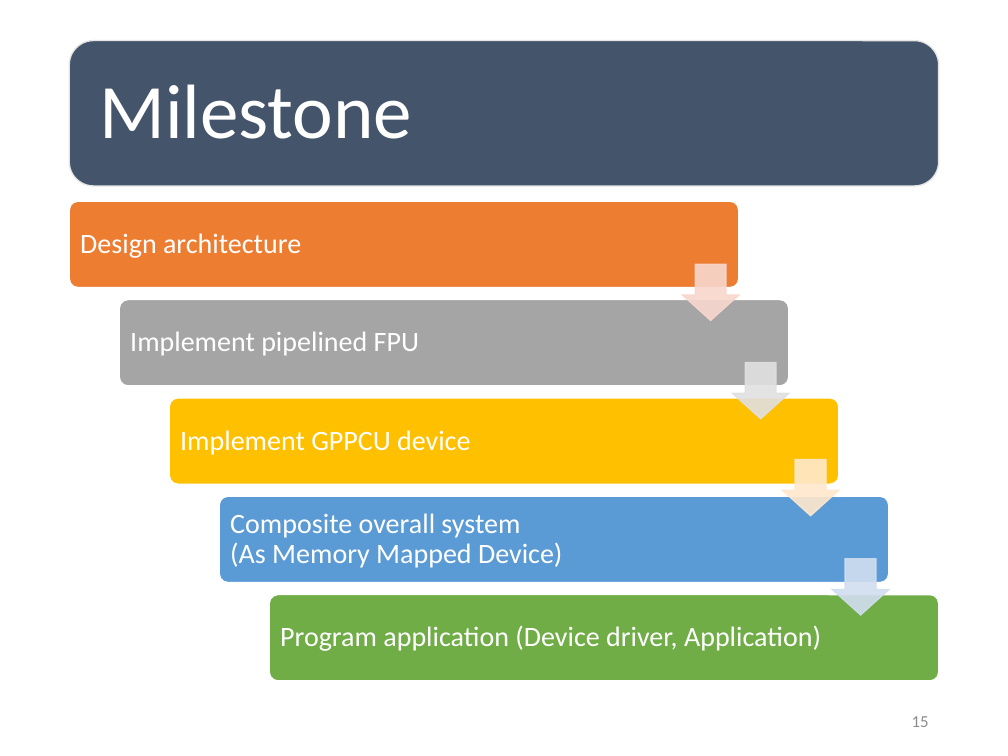
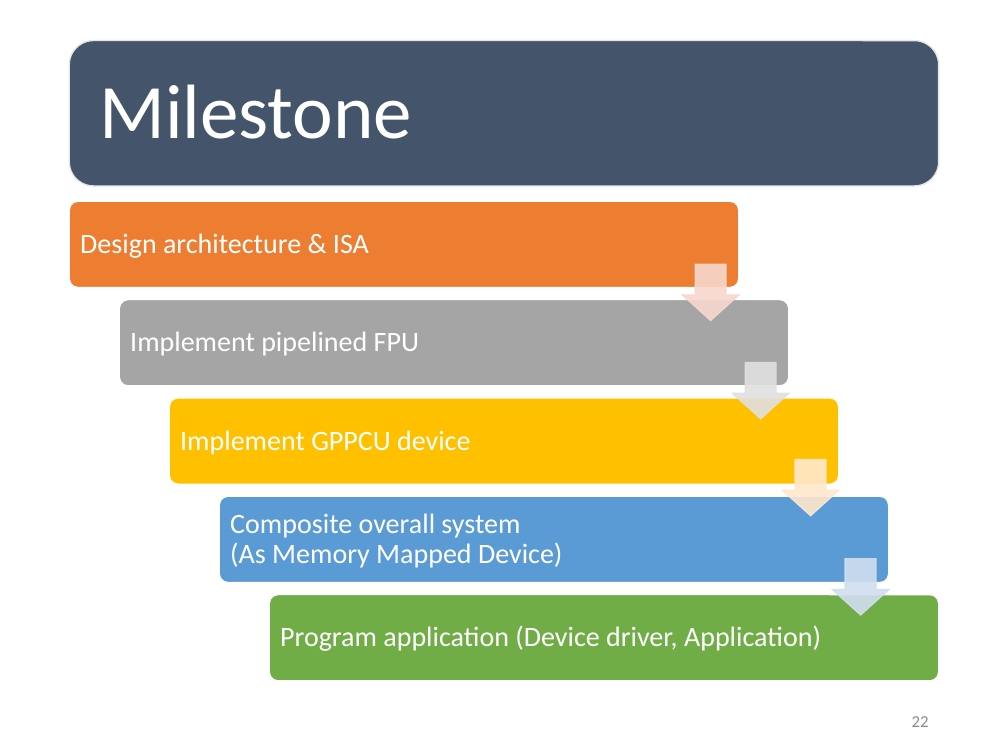
Before and after one commit to HappyNY/y3s1_socterm, a slide deck: slide 22 of docs/term_mid_우주선.pptx (slide 15 before the commit). Drawn at 1008x756 pixels with LibreOffice and Linux fonts; fonts in the diff are those of the drawing. Boxes give left, top, right and bottom in pixels: in the first picture for what was removed or moved away, otherwise in the second. Text is boxed around its words. In the diff, an @@ line names an element or a change of style, - is before the commit and + after.

```diff
--- a/docs/term_mid_우주선.pptx
+++ b/docs/term_mid_우주선.pptx
@@ text at box(80, 233, 369, 258): text changed @@
-Design architecture
+Design architecture & ISA
@@ page number at box(912, 716, 929, 727): text changed @@
-15
+22
```
Also in this commit, not shown: 5 other slides changed, 7 slides added, 3 other files.
